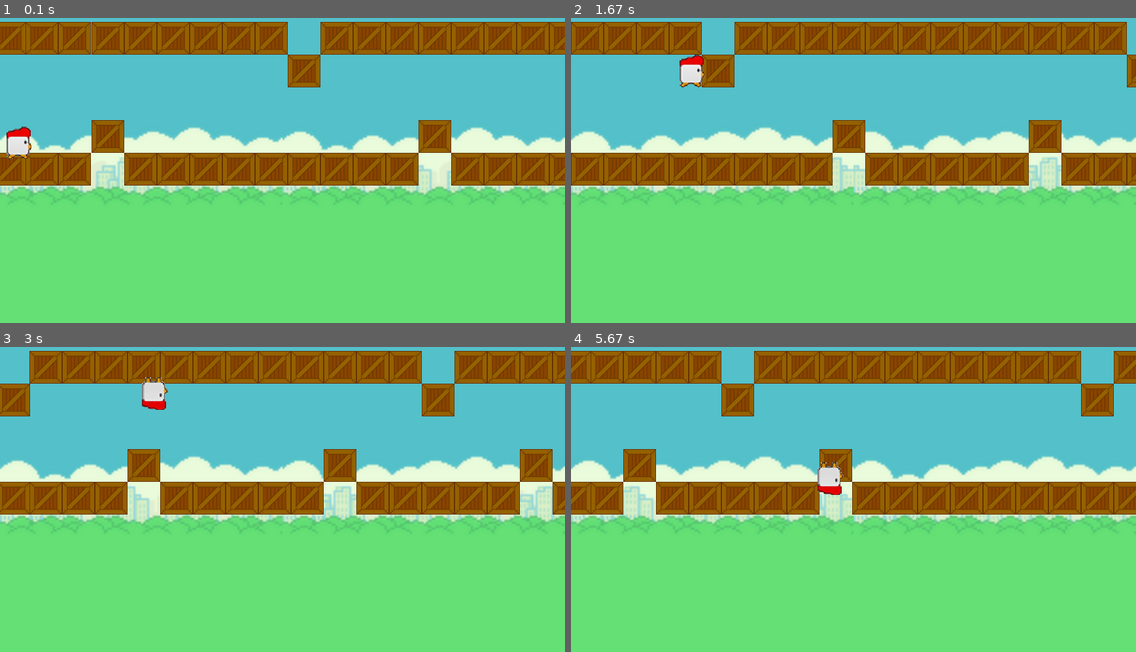
Above: before the commit, frames 1-4 (two rows, left to right).
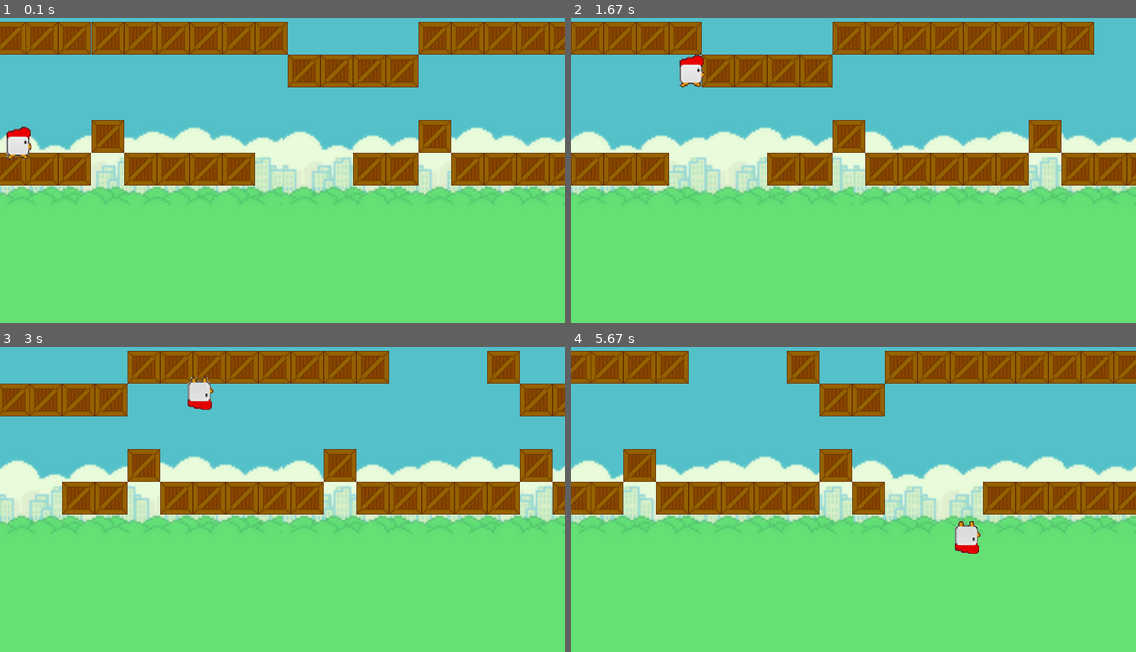
Above: after the commit, the same moments.

Repository: shugaibov-valy/ChickenRun-Pygame2
Game: pygame game, started from main.py
Two runs of this game, one before a commit and one after it. Both use one fixed random seed, a clock stepped at 60 frames per second and the inputs below.
Inputs:
- Up to frame 1 (0.1 s): no input
- Up to frame 2 (1.67 s): hold Up 0.33-0.8 s; hold Down 0.83-1.13 s; hold Up 1.17-1.53 s; hold Down from 1.57 s (still down)
- Up to frame 3 (3 s): release Down at 1.93 s; hold Up 1.97-2.27 s; hold Down 2.3-2.6 s; hold Up from 2.63 s (still down)
- Up to frame 4 (5.67 s): release Up at 3 s; hold Down 3.03-3.4 s; hold Up 3.43-3.73 s; hold Down 3.77-4.07 s; hold Up 4.1-4.47 s; hold Down 4.5-4.87 s; hold Up 4.9-5.2 s; hold Down 5.23-5.53 s; hold Up from 5.57 s (still down)

The runs differ from the first frame. In frame 1, 5.6% of the frame differs, in the area x 45-75%, y 1-55%; in frame 2, 6.4%; in frame 3, 9.3%, in the area x 0-100%, y 1-55%; in frame 4, 8.2%.

Commit message:
Collision speed and stop

Diff:
--- a/data/map.txt
+++ b/data/map.txt
@@ -4,8 +4,8 @@
 
 
 
-##########!############!##########!#######
+##########!!!!########...#!!##########!!#######
 
 
 @
-####!#########!#####!#####!########################
+####!####...##!#####!#####!#...####################
--- a/main.py
+++ b/main.py
@@ -55,9 +55,8 @@
 images_UP.append(image1)
 images_UP.append(image2)
 
-
 image3 = pygame.transform.scale(load_image('Chicken-down_stay.png'), (40, 50))  # motion animation
-image4 = pygame.transform.scale(load_image('Chicken-down_run.png'), (40, 50))   # motion animation
+image4 = pygame.transform.scale(load_image('Chicken-down_run.png'), (40, 50))  # motion animation
 images_DOWN = []
 images_DOWN.append(image3)
 images_DOWN.append(image4)
@@ -69,7 +68,7 @@
         self.image = tile_images[tile_type]
         self.mask = pygame.mask.from_surface(self.image)
         self.rect = self.image.get_rect().move(
-                tile_width * pos_x, tile_height * pos_y)
+            tile_width * pos_x, tile_height * pos_y)
 
 
 class Tile1(pygame.sprite.Sprite):
@@ -78,7 +77,7 @@
         self.image = tile_images[tile_type]
         self.mask = pygame.mask.from_surface(self.image)
         self.rect = self.image.get_rect().move(
-                tile_width * pos_x, tile_height * pos_y)
+            tile_width * pos_x, tile_height * pos_y)
 
 
 class Tile3(pygame.sprite.Sprite):
@@ -87,7 +86,7 @@
         self.image = tile_images[tile_type]
         self.mask = pygame.mask.from_surface(self.image)
         self.rect = self.image.get_rect().move(
-                tile_width * pos_x, tile_height * pos_y)
+            tile_width * pos_x, tile_height * pos_y)
         self.image = tile_images[tile_type]
         self.mask = pygame.mask.from_surface(self.image)
         self.rect = self.image.get_rect().move(
@@ -100,7 +99,7 @@
         self.image = tile_images[tile_type]
         self.mask = pygame.mask.from_surface(self.image)
         self.rect = self.image.get_rect().move(
-                tile_width * pos_x, tile_height * pos_y)
+            tile_width * pos_x, tile_height * pos_y)
         self.image = tile_images[tile_type]
         self.mask = pygame.mask.from_surface(self.image)
         self.rect = self.image.get_rect().move(
@@ -134,7 +133,7 @@
                     frame_location, self.rect.size)))
 
     def update(self):
-        self.x += 2         # speed hero
+        self.x += 2  # speed hero
         if pygame.sprite.spritecollideany(self, tiles_group3):
             self.x -= 5
 
@@ -144,14 +143,19 @@
         self.cur_frame = (self.cur_frame + 1) % len(self.frames)
         self.image = self.frames[self.cur_frame]
         if isUP == True:
-                draw_UP()
+            draw_UP()
         if not pygame.sprite.spritecollideany(self, tiles_group1) and isUP == False:
-            self.y += self.vel
+            if not pygame.sprite.spritecollideany(self, tiles_group4) and isUP == False:
+                self.y += self.vel
+            else:
+                self.x += 5
         if not pygame.sprite.spritecollideany(self, tiles_group) and isUP == True:
-            self.y -= self.vel
-
-
-def draw_UP():            # motion animation
+            if not pygame.sprite.spritecollideany(self, tiles_group3) and isUP == True:
+                self.y -= self.vel
+            else:
+                self.x += 5
+
+def draw_UP():  # motion animation
     global count_UP
     if count_UP == 4:
         count_UP = 0
@@ -159,7 +163,7 @@
     count_UP += 1
 
 
-def draw_DOWN():           # motion animation
+def draw_DOWN():  # motion animation
     global count_DOWN
     if count_DOWN == 4:
         count_DOWN = 0
@@ -185,17 +189,17 @@
     for y in range(len(level)):
         for x in range(len(level[y])):
             if level[y][x] == '#':
-                if a <= 42:
-                    Tile('wall', x - c, y)
+                if a <= 39:
+                    Tile('wall', x - c, y)  # upper blocks
                     a += 1
                 else:
-                    Tile1('wall', x - c, y)
+                    Tile1('wall', x - c, y)  # lower blocks
             elif level[y][x] == '!':
-                if a <= 42:
-                    Tile3('wall', x - c, y)
+                if a <= 39:
+                    Tile3('wall', x - c, y)  # upper barriers
                     a += 1
                 else:
-                    Tile4('wall', x - c, y)
+                    Tile4('wall', x - c, y)  # lower barriers
 
     # we will return the player, as well as the size of the field in cells
     return new_player, x, y
@@ -205,9 +209,7 @@
 level_map = load_level('map.txt')
 flappy = Bird(pygame.transform.scale(load_image('Chicken-down_stay.png'), (40, 50)), 1, 1, level_map)
 
-
 bird_group.add(flappy)
-
 
 map_speed = 1
 
@@ -218,10 +220,10 @@
     if isUP == False:
         draw_DOWN()
     # draw background
-    tiles_group = pygame.sprite.Group()
-    tiles_group1 = pygame.sprite.Group()
-    tiles_group3 = pygame.sprite.Group()
-    tiles_group4 = pygame.sprite.Group()
+    tiles_group = pygame.sprite.Group()   # upper blocks
+    tiles_group1 = pygame.sprite.Group()  # lower blocks
+    tiles_group3 = pygame.sprite.Group()  # upper barriers
+    tiles_group4 = pygame.sprite.Group()  # lower barriers
 
     screen.blit(bg, (0, 0))
     hero, level_x, level_y = generate_level(level_map, map_speed)
Binary file removed: img/bird1.png
Binary file removed: img/chicken.png
